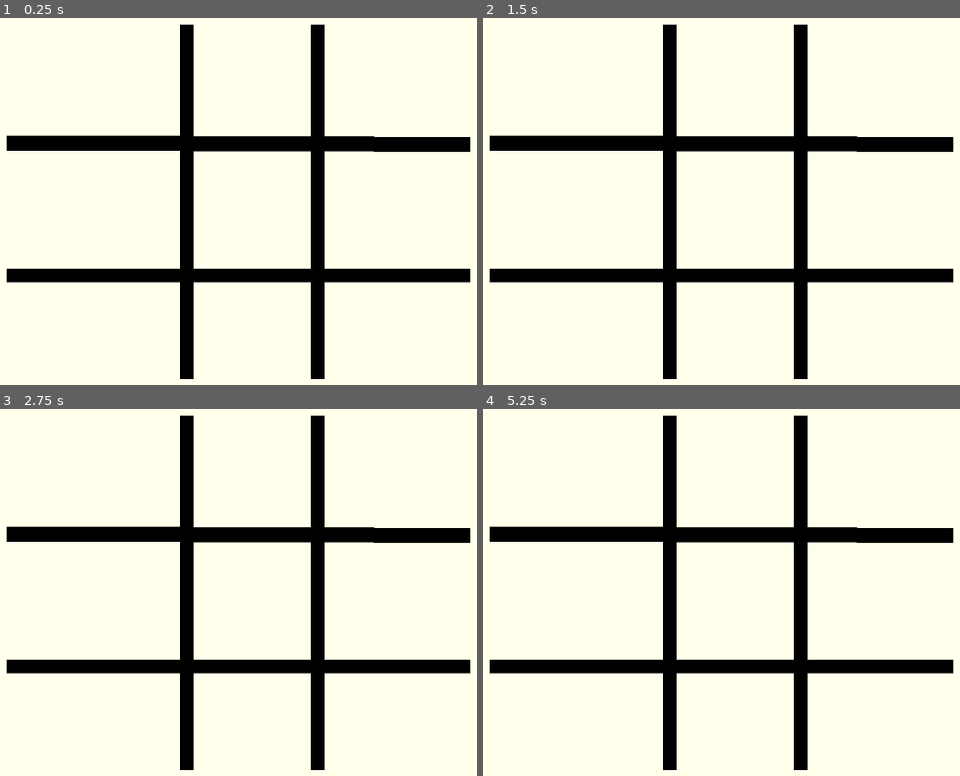
Above: before the commit, frames 1-4 (two rows, left to right).
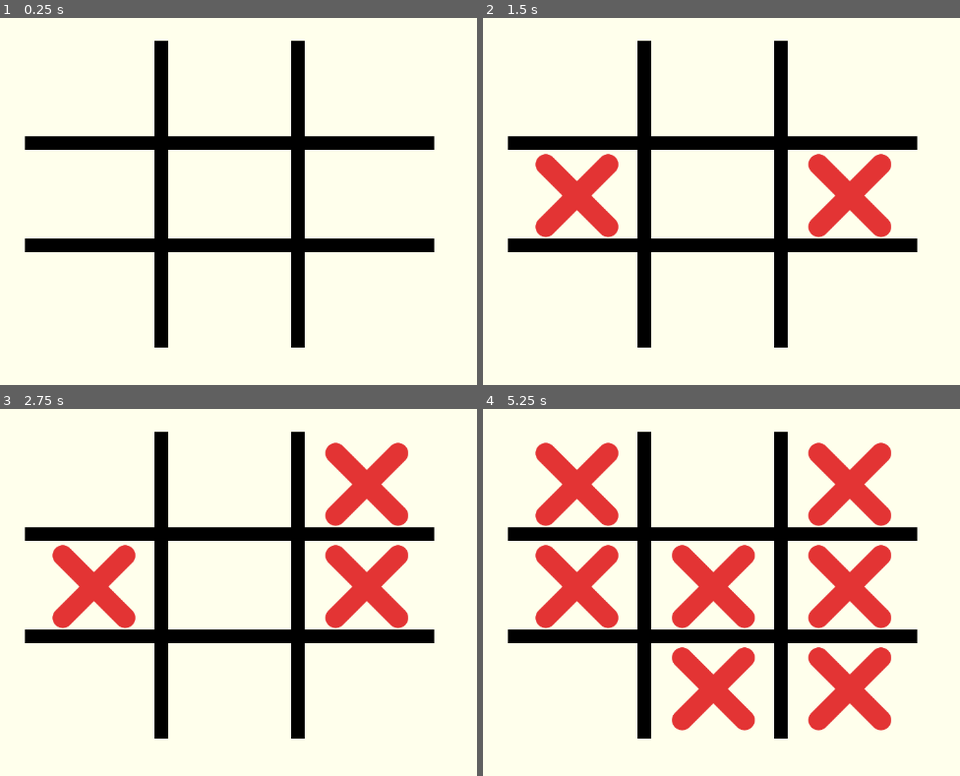
Above: after the commit, the same moments.

Repository: an3wworldfool/Tic-Tac-Toe
Game: Godot game, scene res://main.tscn
Same seed, same stepped clock (60 frames per second), same inputs: the game is played once before the commit and once after it. Before the commit the project has no main scene; this scene is started directly in both runs.
Inputs (mouse positions are in pixels of both pictures, inside the frame that each line leads up to):
- Up to frame 1 (0.25 s): no input
- Up to frame 2 (1.5 s): tap Enter at 0.5 s; move the mouse to (902, 172) at 0.52 s; click (902, 172) at 0.6 s; tap Space at 1.25 s; move the mouse to (573, 216) at 1.27 s; click (573, 216) at 1.35 s
- Up to frame 3 (2.75 s): tap Enter at 2 s; move the mouse to (324, 486) at 2.02 s; click (324, 486) at 2.1 s
- Up to frame 4 (5.25 s): tap Space at 2.75, 4.25 s; move the mouse to (692, 673) at 2.77 s; click (692, 673) at 2.85 s; tap Enter at 3.5 s; move the mouse to (outside the picture) at 3.52 s; click (outside the picture) at 3.6 s; move the mouse to (492, 519) at 4.27 s; click (492, 519) at 4.35 s; move the mouse to (769, 585) at 5.02 s; click (769, 585) at 5.1 s

The runs differ from the first frame. In frame 1, 17% of the frame differs, in the area x 1-99%, y 1-99%; in frame 2, 21%; in frame 3, 24%; in frame 4, 32%.

Commit message:
placing pieces on the board

Diff:
--- /dev/null
+++ b/board.gd
@@ -0,0 +1,68 @@
+extends Node2D
+
+@export var pieceX_scene: PackedScene
+@export var pieceO_scene: PackedScene
+
+# Called when the node enters the scene tree for the first time.
+func _ready():
+	pass # Replace with function body.
+
+
+# Called every frame. 'delta' is the elapsed time since the previous frame.
+func _process(delta):
+
+	# if clicked on the board somewhere, figure out which one of the 9 spaces
+	# and render the "X" piece at that space
+
+	var spots = {
+		0: {
+			0: Vector2(250,100),
+			1: Vector2(450,100),
+			2: Vector2(650,100)
+		},
+		1: {
+			0: Vector2(250,250),
+			1: Vector2(450,250),
+			2: Vector2(650,250)
+		},
+		2: {
+			0: Vector2(250,400),
+			1: Vector2(450,400),
+			2: Vector2(650,400)
+		}
+	}
+
+	if Input.is_action_just_pressed("mark_spot"):
+		print("marked")
+
+		# Set the piece's position to where you clicked
+		#piece.position = get_viewport().get_mouse_position()
+
+		var click_position = get_viewport().get_mouse_position()
+		var x_pos = null
+		var y_pos = null
+
+		if (click_position.x >= 650):
+			x_pos = 2
+		elif click_position.x >= 450:
+			x_pos = 1
+		else:
+			x_pos = 0
+
+		if (click_position.y >= 400):
+			y_pos = 2
+		elif click_position.y >= 250:
+			y_pos = 1
+		else:
+			y_pos = 0
+
+		var piece = pieceX_scene.instantiate()
+		piece.position = spots[y_pos][x_pos] + Vector2(40,15)
+
+		#for i in spots:
+		#	var piece2 = pieceO_scene.instantiate()
+		#	piece2.position = spots[i] + Vector2(40,15)
+		#	add_child(piece2)
+
+
+		add_child(piece)
--- a/board.tscn
+++ b/board.tscn
@@ -1,28 +1,30 @@
-[gd_scene format=3 uid="uid://c1b76laaundo5"]
+[gd_scene load_steps=4 format=3 uid="uid://c1b76laaundo5"]
+
+[ext_resource type="Script" path="res://board.gd" id="1_obeck"]
+[ext_resource type="PackedScene" uid="uid://dq1yaqr3gsww4" path="res://piece_x.tscn" id="2_6o3ds"]
+[ext_resource type="PackedScene" uid="uid://dyvi6aeh6x3ua" path="res://piece_o.tscn" id="3_t7pfs"]
 
 [node name="Board" type="Node2D"]
+script = ExtResource("1_obeck")
+pieceX_scene = ExtResource("2_6o3ds")
+pieceO_scene = ExtResource("3_t7pfs")
 
-[node name="Line2D" type="Line2D" parent="."]
-position = Vector2(415.192, 148)
-points = PackedVector2Array(72, -72, 72, 448)
+[node name="LineH1" type="Line2D" parent="."]
+points = PackedVector2Array(250, 250, 850, 250)
 width = 20.0
 default_color = Color(0, 0, 0, 1)
 
-[node name="Line2D4" type="Line2D" parent="."]
-position = Vector2(519.192, 380)
-points = PackedVector2Array(384, 64, -296, 64)
+[node name="LineH2" type="Line2D" parent="."]
+points = PackedVector2Array(250, 400, 850, 400)
 width = 20.0
 default_color = Color(0, 0, 0, 1)
 
-[node name="Line2D2" type="Line2D" parent="."]
-position = Vector2(527.192, 124)
-points = PackedVector2Array(152, -48, 152, 472)
+[node name="LineV1" type="Line2D" parent="."]
+points = PackedVector2Array(450, 100, 450, 550)
 width = 20.0
 default_color = Color(0, 0, 0, 1)
 
-[node name="Line2D3" type="Line2D" parent="."]
-position = Vector2(447.192, 188)
-scale = Vector2(1.166, 1.1)
-points = PackedVector2Array(-192, 56, 391.081, 58.1818)
+[node name="LineV2" type="Line2D" parent="."]
+points = PackedVector2Array(650, 100, 650, 550)
 width = 20.0
 default_color = Color(0, 0, 0, 1)
--- /dev/null
+++ b/piece_o.tscn
@@ -0,0 +1,14 @@
+[gd_scene load_steps=2 format=3 uid="uid://dyvi6aeh6x3ua"]
+
+[ext_resource type="Texture2D" uid="uid://dd1eq7jskvtig" path="res://assets/image_processing20210620-8688-1m2obdd (1).png" id="1_mox3u"]
+
+[node name="PieceO" type="Node2D"]
+scale = Vector2(0.6, 0.6)
+
+[node name="Sprite2D" type="Sprite2D" parent="."]
+position = Vector2(-32, -48)
+texture = ExtResource("1_mox3u")
+centered = false
+hframes = 3
+vframes = 3
+frame = 1
--- /dev/null
+++ b/piece_x.tscn
@@ -0,0 +1,14 @@
+[gd_scene load_steps=2 format=3 uid="uid://dq1yaqr3gsww4"]
+
+[ext_resource type="Texture2D" uid="uid://dd1eq7jskvtig" path="res://assets/image_processing20210620-8688-1m2obdd (1).png" id="1_h5jv0"]
+
+[node name="PieceX" type="Node2D"]
+scale = Vector2(0.6, 0.6)
+
+[node name="Sprite2D" type="Sprite2D" parent="."]
+position = Vector2(-16, -48)
+texture = ExtResource("1_h5jv0")
+centered = false
+hframes = 3
+vframes = 3
+frame = 2
--- a/project.godot
+++ b/project.godot
@@ -11,10 +11,18 @@
 [application]
 
 config/name="Tic-tac-toe"
+run/main_scene="res://main.tscn"
 config/features=PackedStringArray("4.2", "Forward Plus")
 config/icon="res://icon.svg"
 
+[input]
+
+mark_spot={
+"deadzone": 0.5,
+"events": [Object(InputEventMouseButton,"resource_local_to_scene":false,"resource_name":"","device":-1,"window_id":0,"alt_pressed":false,"shift_pressed":false,"ctrl_pressed":false,"meta_pressed":false,"button_mask":1,"position":Vector2(181, 20),"global_position":Vector2(189, 100),"factor":1.0,"button_index":1,"canceled":false,"pressed":true,"double_click":false,"script":null)
+]
+}
+
 [rendering]
 
-environment/defaults/default_clear_color=Color(0.164706, 0.298039, 0.160784, 1)
 viewport/hdr_2d=true
Binary file added: assets/image_processing20210620-8688-1m2obdd (1).png
Not shown, added: assets/image_processing20210620-8688-1m2obdd (1).png.import
